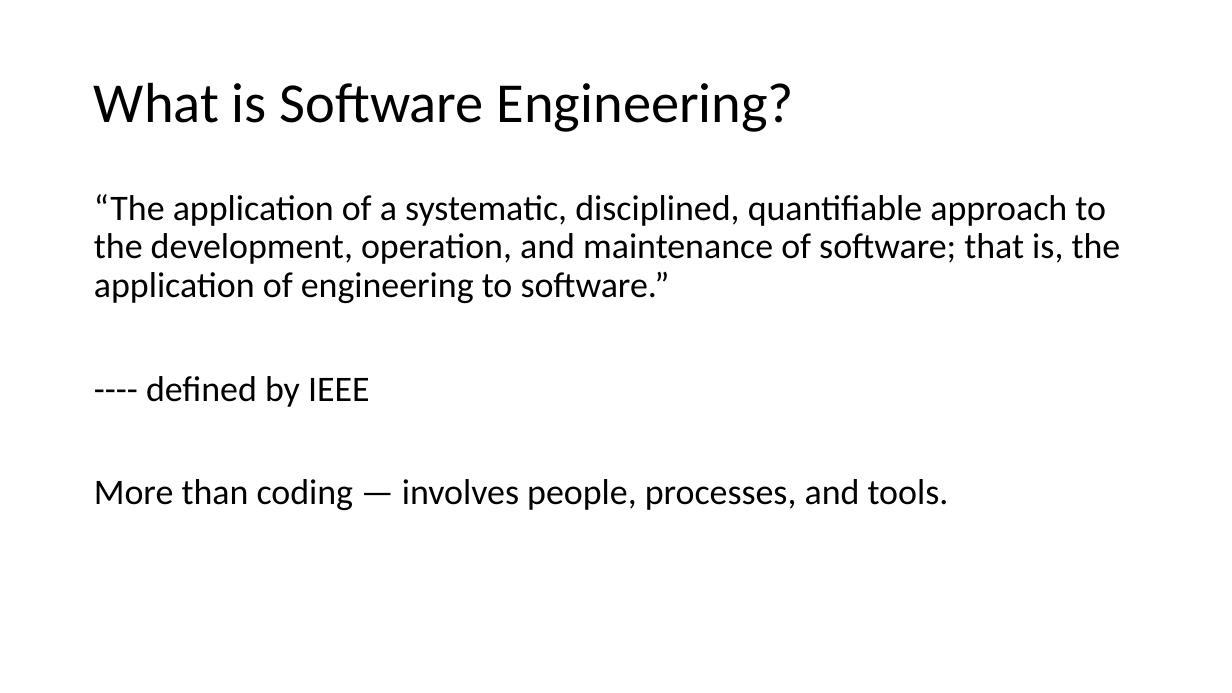
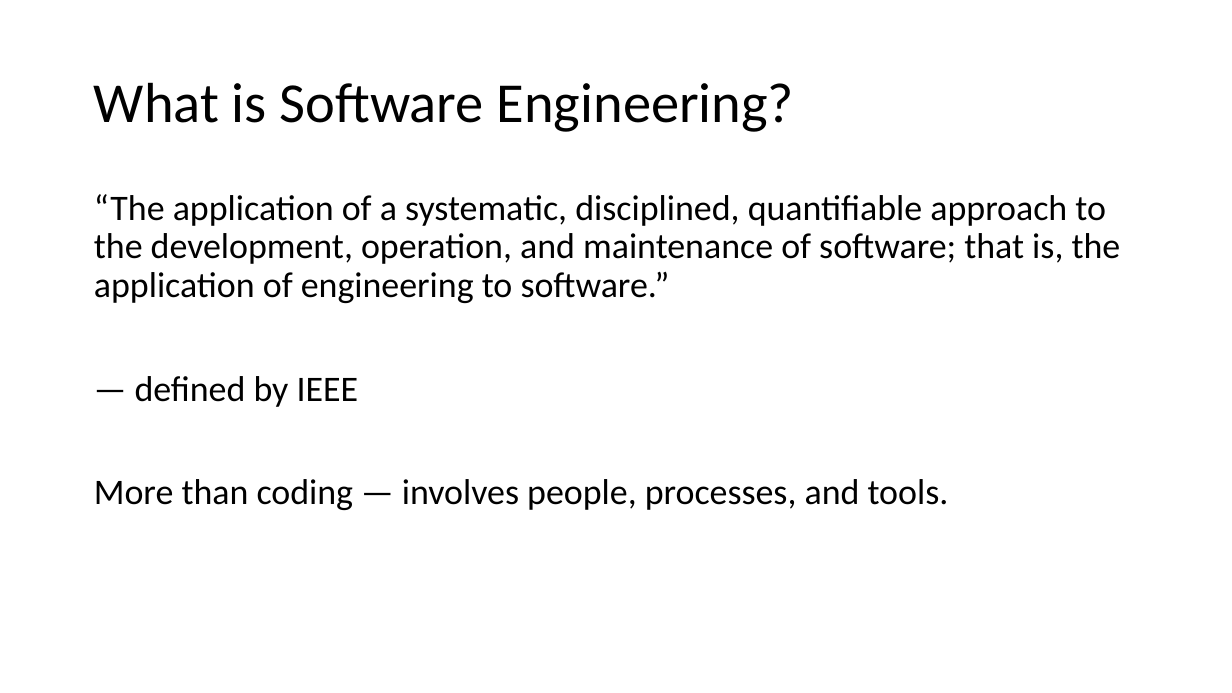
Before and after one commit to tongzhou80/cs6100, a slide deck: slide 2 of slides/Lecture1.pptx. Drawn at 1232x693 pixels with LibreOffice and Linux fonts; fonts in the diff are those of the drawing; background and template pictures are left out. Boxes give left, top, right and bottom in pixels: in the first picture for what was removed or moved away, otherwise in the second. Text is boxed around its words. In the diff, an @@ line names an element or a change of style, - is before the commit and + after.

```diff
--- a/slides/Lecture1.pptx
+++ b/slides/Lecture1.pptx
@@ text at [135, 376, 359, 407]: text changed @@
----- defined by IEEE
+— defined by IEEE
```
Also in this commit, not shown: 6 other slides changed, 4 slides added, 1 slide removed, 1 other file.
